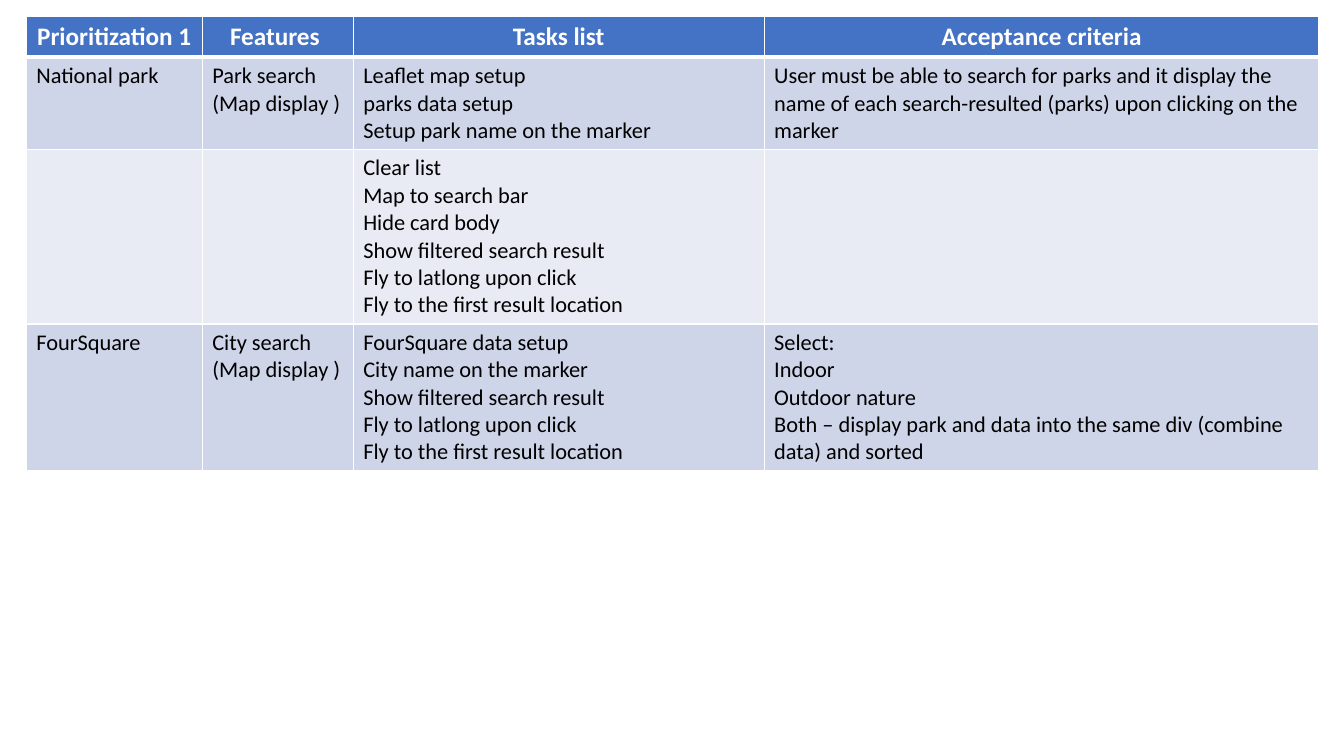
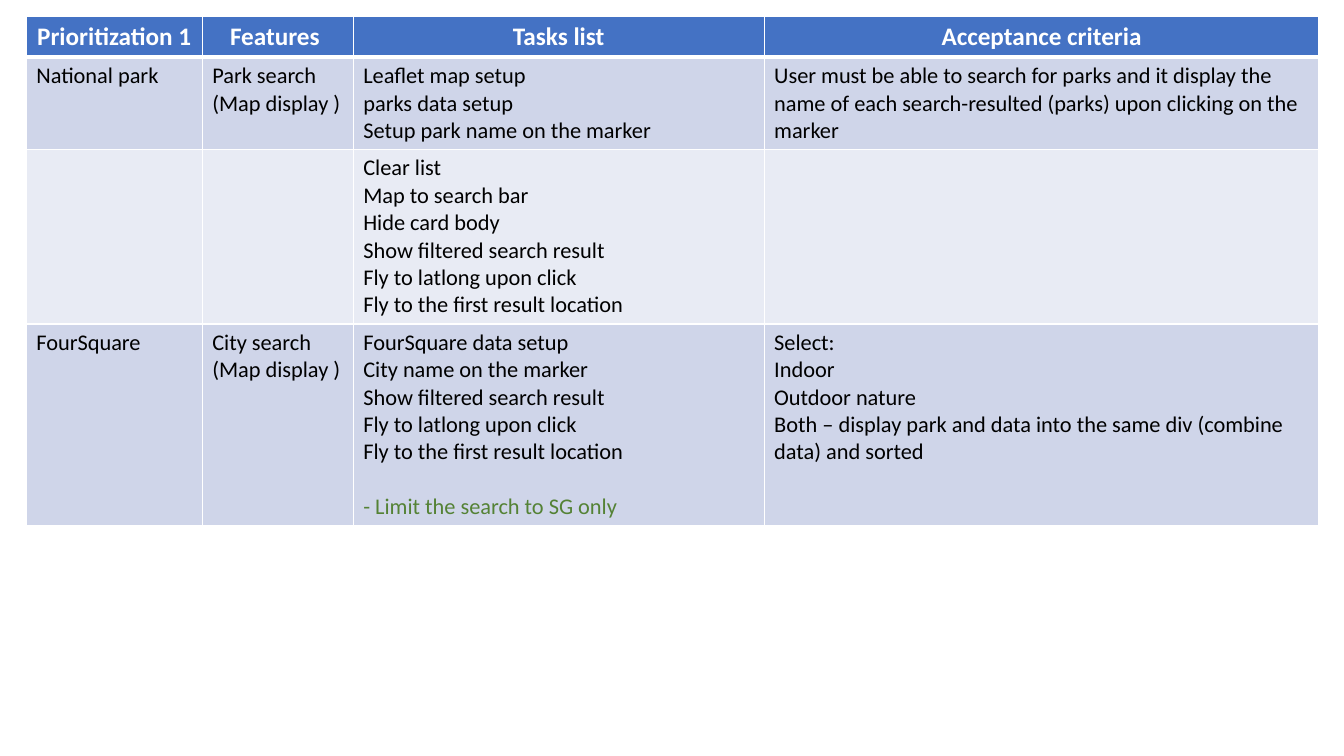
Before and after one commit to annette-p/pre-wedding-photoshoot-locations, a slide deck: slide 8 of wireframe.pptx. Drawn at 1344x756 pixels with LibreOffice and Linux fonts; fonts in the diff are those of the drawing. Boxes give left, top, right and bottom in pixels: in the first picture for what was removed or moved away, otherwise in the second. Text is boxed around its words. In the diff, an @@ line names an element or a change of style, - is before the commit and + after.

```diff
--- a/wireframe.pptx
+++ b/wireframe.pptx
@@ table at [26,16,1320,522] @@
-row 4, column 3: FourSquare data setup / City name on the marker / Show filtered search result / Fly to latlong upon click / Fly to the first result location
+row 4, column 3: FourSquare data setup / City name on the marker / Show filtered search result / Fly to latlong upon click / Fly to the first result location / - Limit the search to SG only
```
Also in this commit, not shown: 2 other slides changed, 2 other files.
